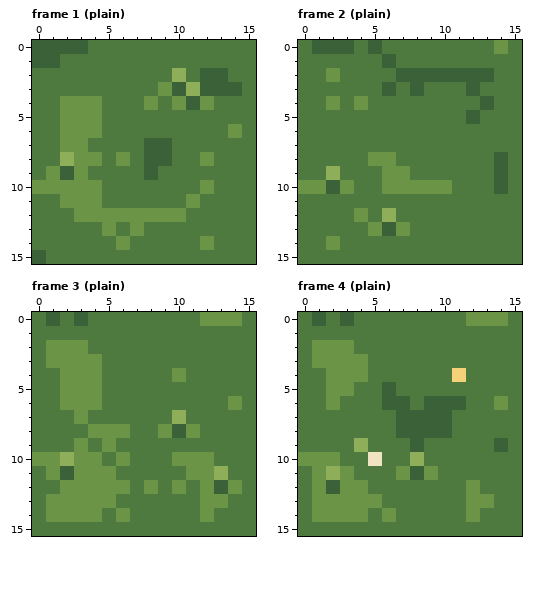
Two versions of one pixel-art file, art/terrain/terrain.aseprite. The picture above is the old version.
16x16 pixels, 20 frames. Colours within 5 levels of each other are drawn and written as one. Shown: frame 1 (plain), frame 2 (plain), frame 3 (plain), frame 4 (plain). The commit also changed other frames, which this record leaves out.
The result:
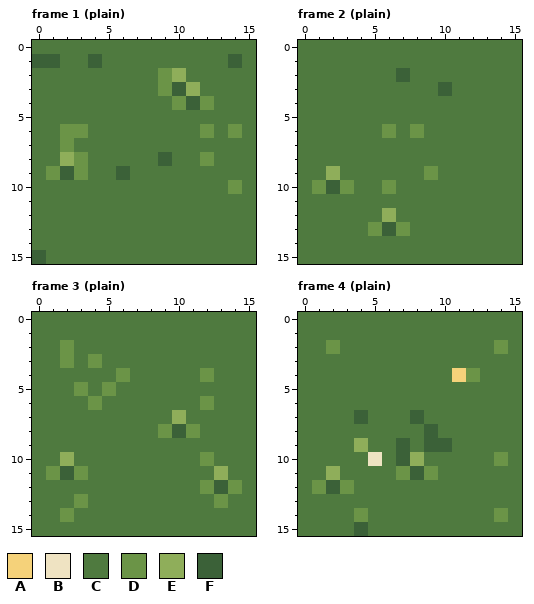
Palette (. is transparent): A #f5d27a  B #efe3c2  C #4f7a3f  D #6b9447  E #8fae5a  F #3b6138
Author's note on the commit: feat: draw terrain transitions and multi-cell landforms
Difference:
Frame 1 (plain):
Colour D becomes colour C in row 4 at x 2 to 4 and 8; in row 5 at x 2 to 4; in row 6 at x 4; in row 7 at x 3; in row 8 at x 4 and 6; in row 10 at x 0 to 4 and 12.
Colour D becomes colour C in row 11 at x 2 to 4 and 11; in row 12 at x 3 to 10; in row 13 at x 5 and 7; in row 14 at x 6 and 12.
Colour F becomes colour C in row 0 at x 0 to 3; in row 2 at x 12 to 13; in row 3 at x 12 to 14; in row 7 at x 8 to 9; in rows 8 to 9 at x 8.
Colour C becomes colour D in row 2 at x 9; in row 6 at x 12; in row 10 at x 14.
Colour C becomes colour F in row 1 at x 4 and 14; in row 9 at x 6.
Frame 2 (plain):
Colour D becomes colour C in row 0 at x 14; in row 2 at x 2; in row 4 at x 2 and 4; in row 8 at x 5 to 6; in row 9 at x 6 to 7; in row 10 at x 0 and 7 to 10.
Colour D becomes colour C in row 12 at x 4; in row 14 at x 2.
Colour F becomes colour C in row 0 at x 1 to 3 and 5; in row 1 at x 6; in row 2 at x 8 to 13; in row 3 at x 6, 8 and 12; in row 4 at x 13; in row 5 at x 12.
Colour F becomes colour C in rows 8 to 10 at x 14.
Colour C becomes colour D in row 6 at x 6 and 8; in row 9 at x 9.
Colour C becomes colour F in row 3 at x 10.
Frame 3 (plain):
Colour D becomes colour C in row 0 at x 12 to 14; in rows 2 to 3 at x 1 and 3; in row 4 at x 2 to 4 and 10; in row 5 at x 2 and 4; in row 6 at x 2 to 3 and 14; in row 7 at x 3.
Colour D becomes colour C in row 8 at x 4 to 6; in row 9 at x 3 and 5; in row 10 at x 0 to 1, 3 to 4, 6 and 10 to 11; in row 11 at x 4 to 5 and 11 to 12; in row 12 at x 2 to 6, 8 and 10; in row 13 at x 1 to 2, 4 to 5 and 12.
Colour D becomes colour C in row 14 at x 1, 3 to 4, 6 and 12.
Colour F becomes colour C in row 0 at x 1 and 3.
Colour C becomes colour D in row 4 at x 6 and 12; in row 5 at x 5; in row 6 at x 12.
Frame 4 (plain):
Colour D becomes colour C in row 0 at x 12 to 14; in row 2 at x 1 and 3; in row 3 at x 1 to 4; in row 4 at x 2 to 4; in row 5 at x 2 to 3; in row 6 at x 2 and 14.
Colour D becomes colour C in row 10 at x 0 to 2; in row 11 at x 1 and 3; in row 12 at x 4 and 12; in row 13 at x 1 to 5 and 12 to 13; in row 14 at x 1 to 3, 6 and 12.
Colour F becomes colour C in row 0 at x 1 and 3; in row 5 at x 6; in row 6 at x 6 to 7 and 9 to 11; in row 7 at x 7 and 9 to 10; in row 8 at x 7 to 8 and 10; in row 9 at x 8 and 14.
Colour C becomes colour D in row 2 at x 14; in row 4 at x 12; in row 10 at x 14; in row 14 at x 14.
Colour C becomes colour F in row 7 at x 4; in row 9 at x 7 and 9 to 10; in row 10 at x 7; in row 15 at x 4.
Pixel boxes of the changes (left, top, right, bottom) in both pictures:
changed: (32, 40, 242, 250)
changed: (298, 40, 508, 250)
changed: (32, 312, 242, 522)
changed: (298, 312, 508, 536)
